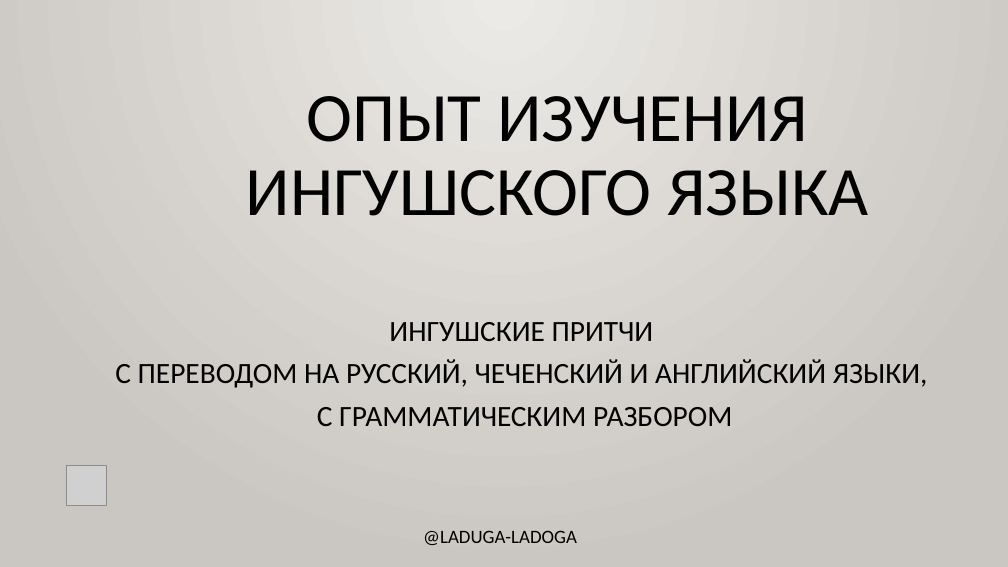
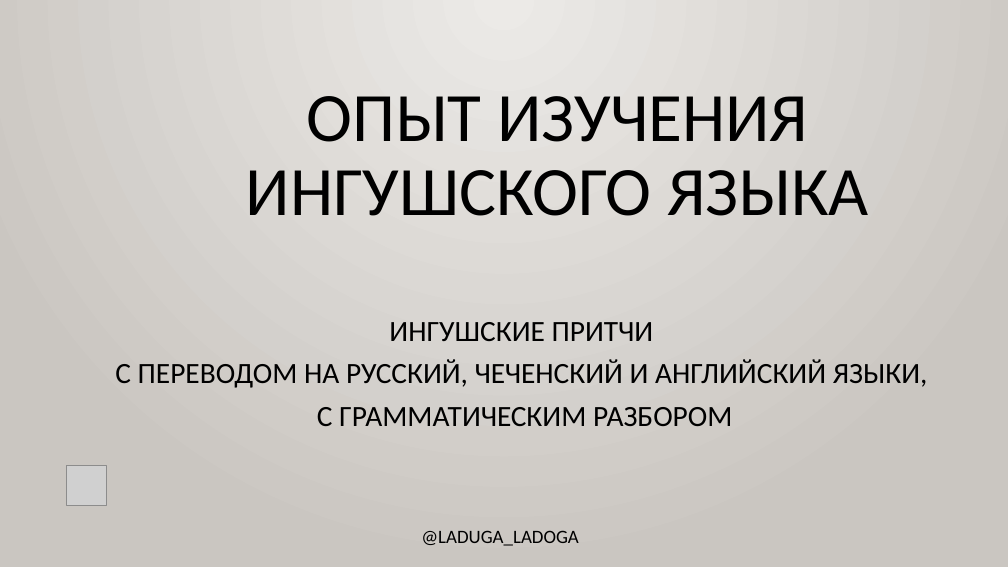
Before and after one commit to bumbari/dahkilgov, a slide deck: slide 1 of p/Laduga_Ladoga.pptx. Drawn at 1008x567 pixels with LibreOffice and Linux fonts; fonts in the diff are those of the drawing; grey boxes stand for pictures. Boxes give left, top, right and bottom in pixels: in the first picture for what was removed or moved away, otherwise in the second. Text is boxed around its words. In the diff, an @@ line names an element or a change of style, - is before the commit and + after.

```diff
--- a/p/Laduga_Ladoga.pptx
+++ b/p/Laduga_Ladoga.pptx
@@ text at [421, 530, 579, 546]: text changed @@
-@LADUGA-LADOGA
+@LADUGA_LADOGA
```
Also in this commit, not shown: 1 other slide changed, 2 slides removed, 5 other files.
